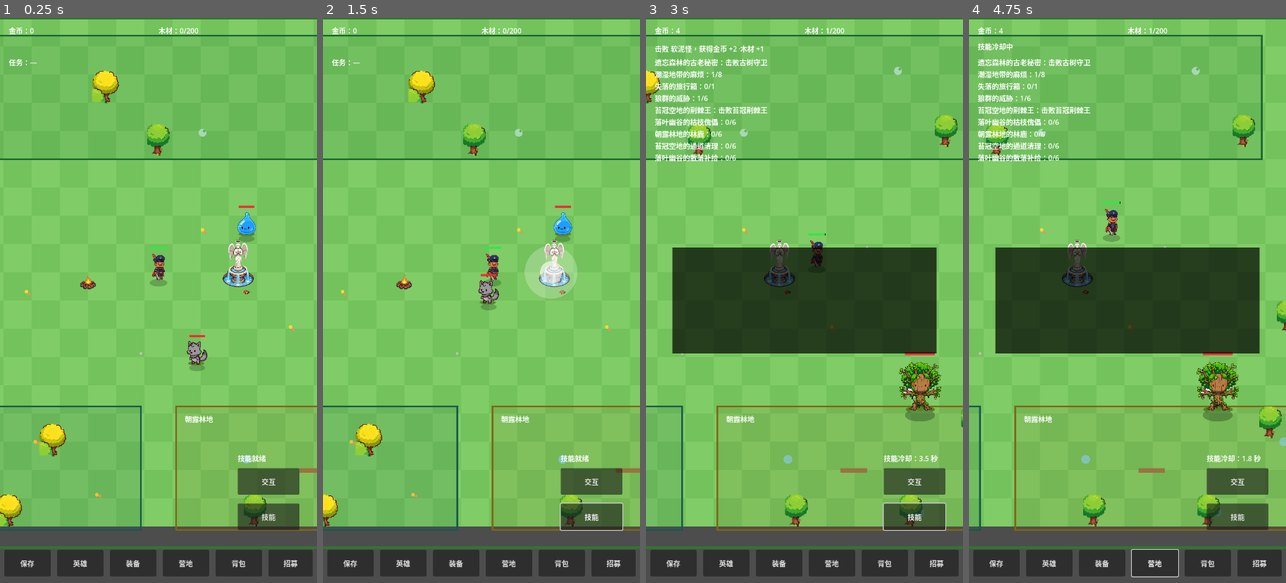
Above: before the commit, frames 1-4 (left to right).
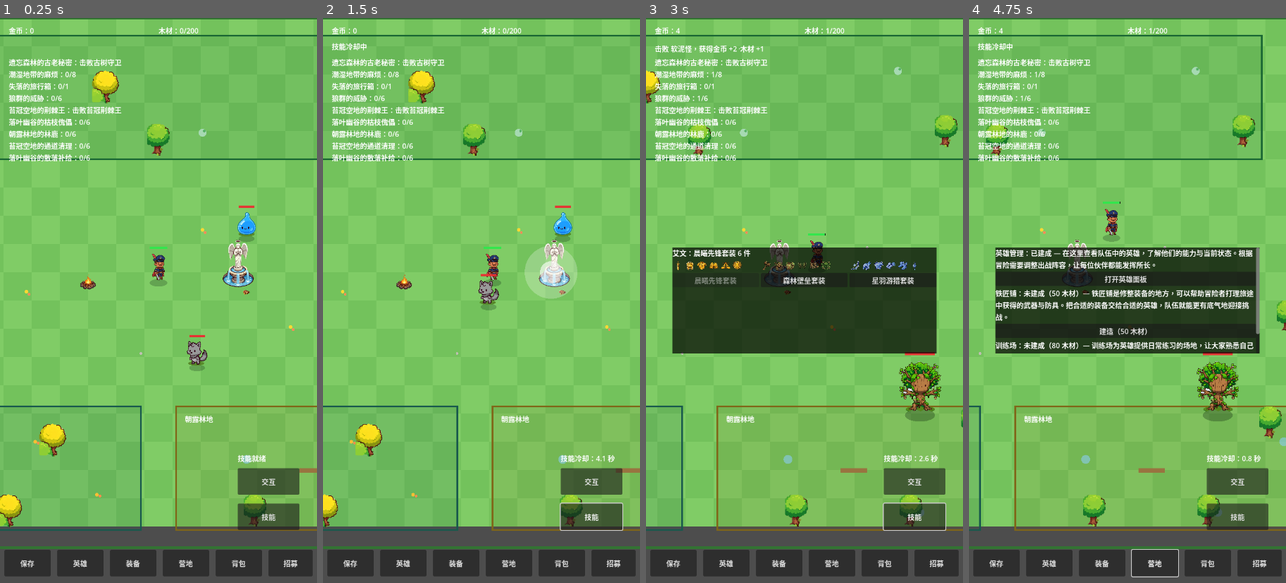
Above: after the commit, the same moments.

Repository: oneyi53/game
Game: Godot game, scene res://scenes/main.tscn
Two runs of this game, one before a commit and one after it. Both use one fixed random seed, a clock stepped at 60 frames per second and the inputs below.
Inputs (mouse positions are in pixels of both pictures, inside the frame that each line leads up to):
- Up to frame 1 (0.25 s): no input
- Up to frame 2 (1.5 s): click "技能" at 0.5 s; tap Enter at 1.25 s; move the mouse to (551, 272) at 1.27 s; hold Right (ui_right) from 1.28 s (still down); tap E at 1.35 s; click (551, 272) at 1.42 s
- Up to frame 3 (3 s): tap Space at 1.52 s; release Right (ui_right) at 2 s; drag from (741, 328) to (842, 283) at 2.02 s; move the mouse to (836, 176) at 2.77 s; hold Right (ui_right) from 2.78 s (still down); tap Q at 2.85 s
- Up to frame 4 (4.75 s): release Right (ui_right) at 3.5 s; drag from (1111, 413) to (1032, 215) at 3.52 s; move the mouse to (1222, 385) at 4.27 s; hold Left (ui_left) from 4.28 s (still down); tap B at 4.35 s; tap Space at 4.52 s

The runs differ from the first frame. In frame 1, 1.7% of the frame differs, in the area x 2-39%, y 7-26%; in frame 2, 1.9%; in frame 3, 1.0%; in frame 4, 3.6%, in the area x 8-92%, y 40-79%.
Error before the commit: Invalid access to property or key 'teleport_pressed' on a base object of type 'Control (Hud)'. (res://scripts/core/main.gd:224)
Error after the commit: Invalid access to property or key 'pressed' on a base object of type 'null instance'. (res://scripts/ui/hud.gd:38)

Commit message:
feat: implement campfire fast travel menu

Diff:
--- a/scripts/ui/hud.gd
+++ b/scripts/ui/hud.gd
@@ -9,6 +9,7 @@
 signal camp_panel_pressed
 signal backpack_panel_pressed
 signal recruit_panel_pressed
+signal teleport_pressed
 
 @onready var gold_label: Label = $GoldLabel
 @onready var wood_label: Label = $WoodLabel
@@ -23,6 +24,7 @@
 @onready var backpack_button: Button = $BackpackButton
 @onready var recruit_button: Button = $RecruitButton
 @onready var cooldown_label: Label = $CooldownLabel
+@onready var teleport_button: Button = $TeleportButton
 
 func _ready() -> void:
     skill_button.pressed.connect(_on_skill_button_pressed)
@@ -33,12 +35,17 @@
     camp_button.pressed.connect(_on_camp_button_pressed)
     backpack_button.pressed.connect(_on_backpack_button_pressed)
     recruit_button.pressed.connect(_on_recruit_button_pressed)
+    teleport_button.pressed.connect(_on_teleport_button_pressed)
+    teleport_button.disabled = true
 
 func set_gold(amount: int) -> void:
     gold_label.text = "金币：" + str(amount)
 
 func set_wood(amount: int, cap: int) -> void:
     wood_label.text = "木材：" + str(amount) + "/" + str(cap)
+
+func set_teleport_available(available: bool) -> void:
+    teleport_button.disabled = not available
 
 func set_quest_text(text: String) -> void:
     quest_label.text = text
@@ -75,3 +82,6 @@
 
 func _on_recruit_button_pressed() -> void:
     recruit_panel_pressed.emit()
+
+func _on_teleport_button_pressed() -> void:
+    teleport_pressed.emit()
